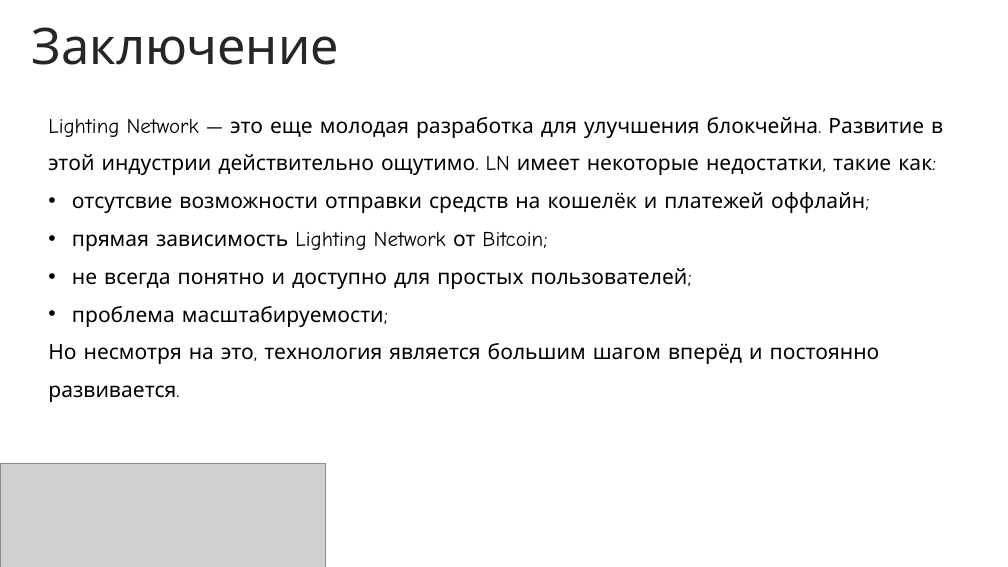
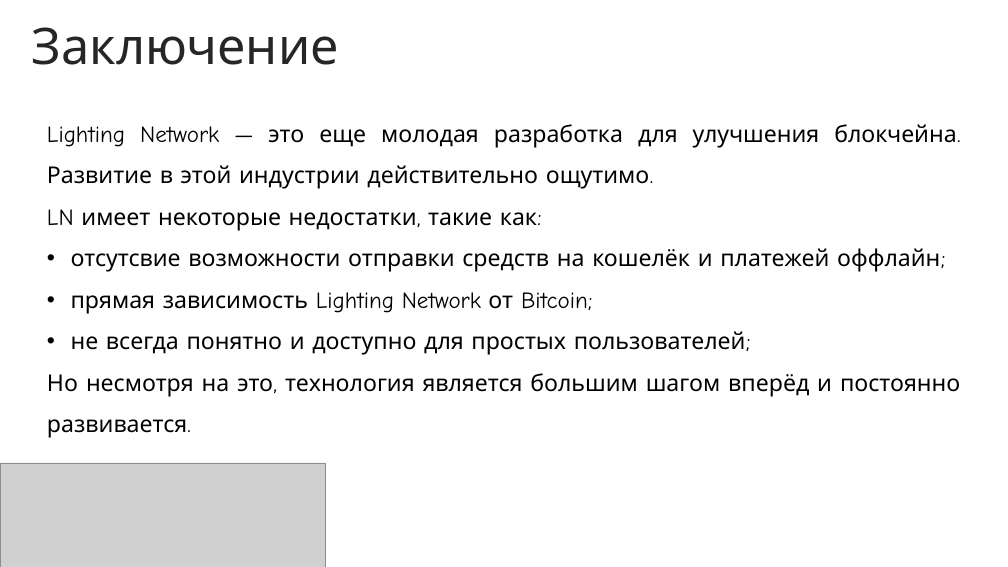
Before and after one commit to NikaLeb/181_351_testingLN, a slide deck: slide 13 of Lightning_Network.pptx. Drawn at 1008x567 pixels with LibreOffice and Linux fonts; fonts in the diff are those of the drawing; grey boxes stand for pictures; background and template pictures are left out. Boxes give left, top, right and bottom in pixels: in the first picture for what was removed or moved away, otherwise in the second. Text is boxed around its words. In the diff, an @@ line names an element or a change of style, - is before the commit and + after.

```diff
--- a/Lightning_Network.pptx
+++ b/Lightning_Network.pptx
@@ text at (47, 124, 956, 230): text changed; size 20 to 22 pt @@
-Lighting Network — это еще молодая разработка для улучшения блокчейна. Развитие в этой индустрии действительно ощутимо. LN имеет некоторые недостатки, такие как:
+Lighting Network — это еще молодая разработка для улучшения блокчейна. Развитие в этой индустрии действительно ощутимо.
+LN имеет некоторые недостатки, такие как:
@@ text at (47, 248, 960, 438): size 20 to 22 pt in "отсутсвие возможности отправки средств на кошелёк и ...", "прямая зависимость Lighting Network от Bitcoin;", "не всегда понятно и доступно для простых ...", "Но несмотря на это, технология является большим ..."; alignment left to justified @@
@@ text at (72, 306, 388, 327): paragraph removed @@
-• проблема масштабируемости;
```
Also in this commit, not shown: 1 other slide changed, 1 other file.
